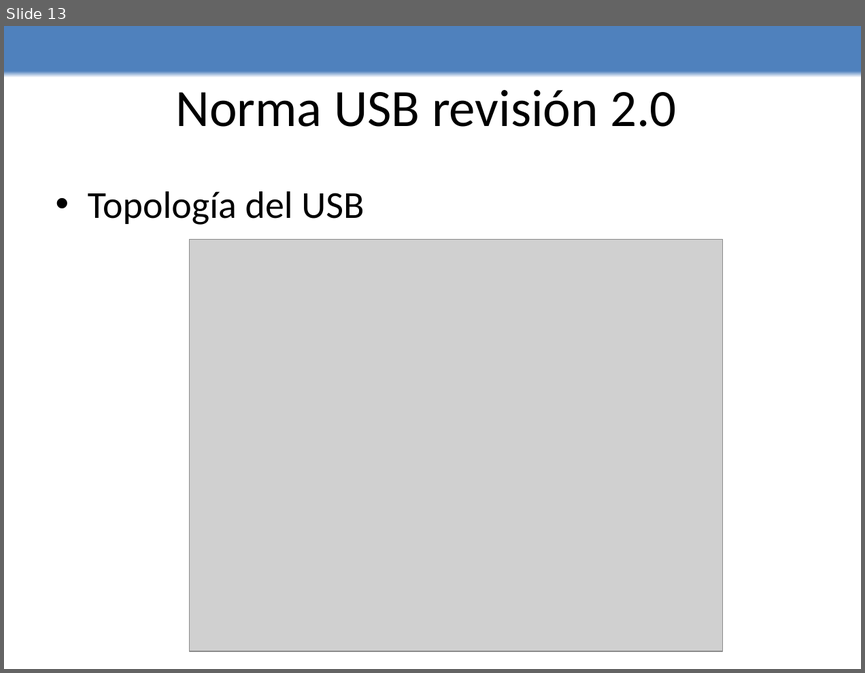
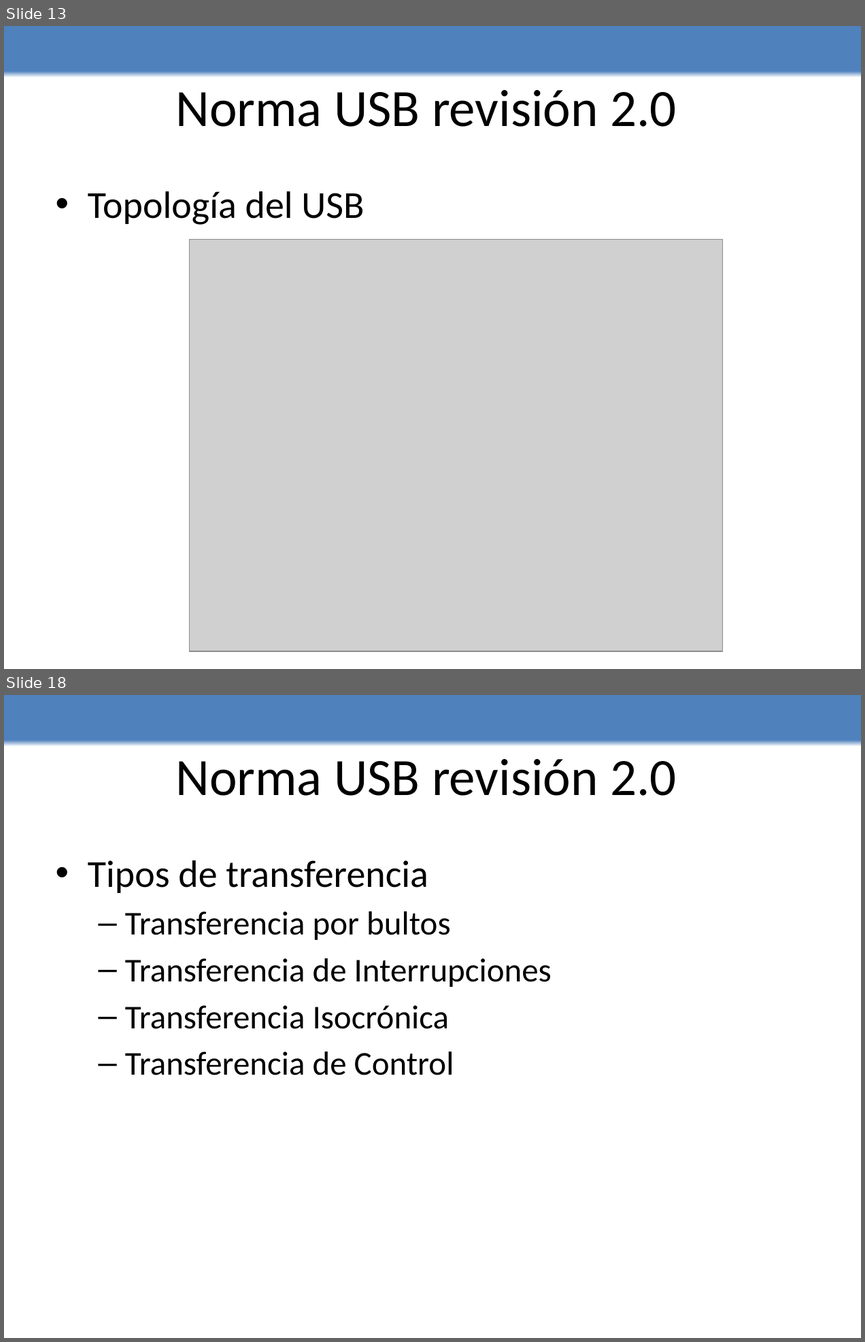
Before and after one commit to edwin0790/lechuzing, a slide deck: Presentacion/presentacion.pptx. Shown one above the other, each under a label of ours: slide 13 before the commit, slides 13 and 18 after it; the slides between them are not shown. The pictures are 865x673 and 865x1342 pixels, drawn with LibreOffice and Linux fonts; fonts in the diff are those of the drawing; grey boxes stand for pictures. Boxes give left, top, right and bottom in pixels: in the first picture for what was removed or moved away, otherwise in the second. Text is boxed around its words. In the diff, an @@ line names an element or a change of style, - is before the commit and + after.

```diff
--- a/Presentacion/presentacion.pptx
+++ b/Presentacion/presentacion.pptx
@@ slide 18 added at [4,695,861,1338], background gradient #FFFFFF to #4F81BD @@
@@ title added at [175,759,676,796], 44 pt, text #000000 @@
+Norma USB revisión 2.0
@@ text added at [88,860,551,1075], 28 pt, text #000000 @@
+• Tipos de transferencia
+  – Transferencia por bultos
+  – Transferencia de Interrupciones
+  – Transferencia Isocrónica
+  – Transferencia de Control
```
Also in this commit, not shown: 1 slide changed, 5 other slides added.
